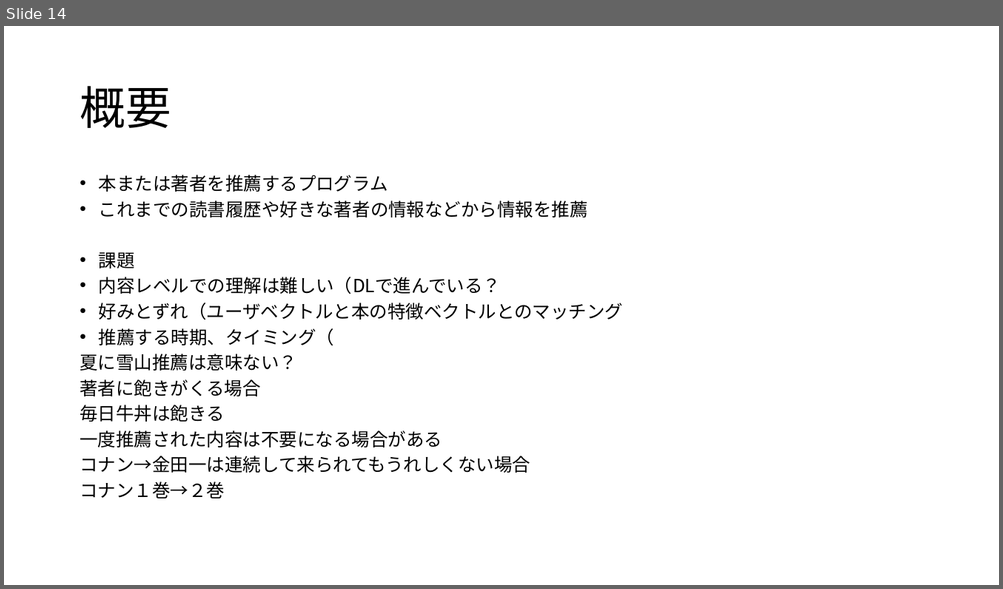
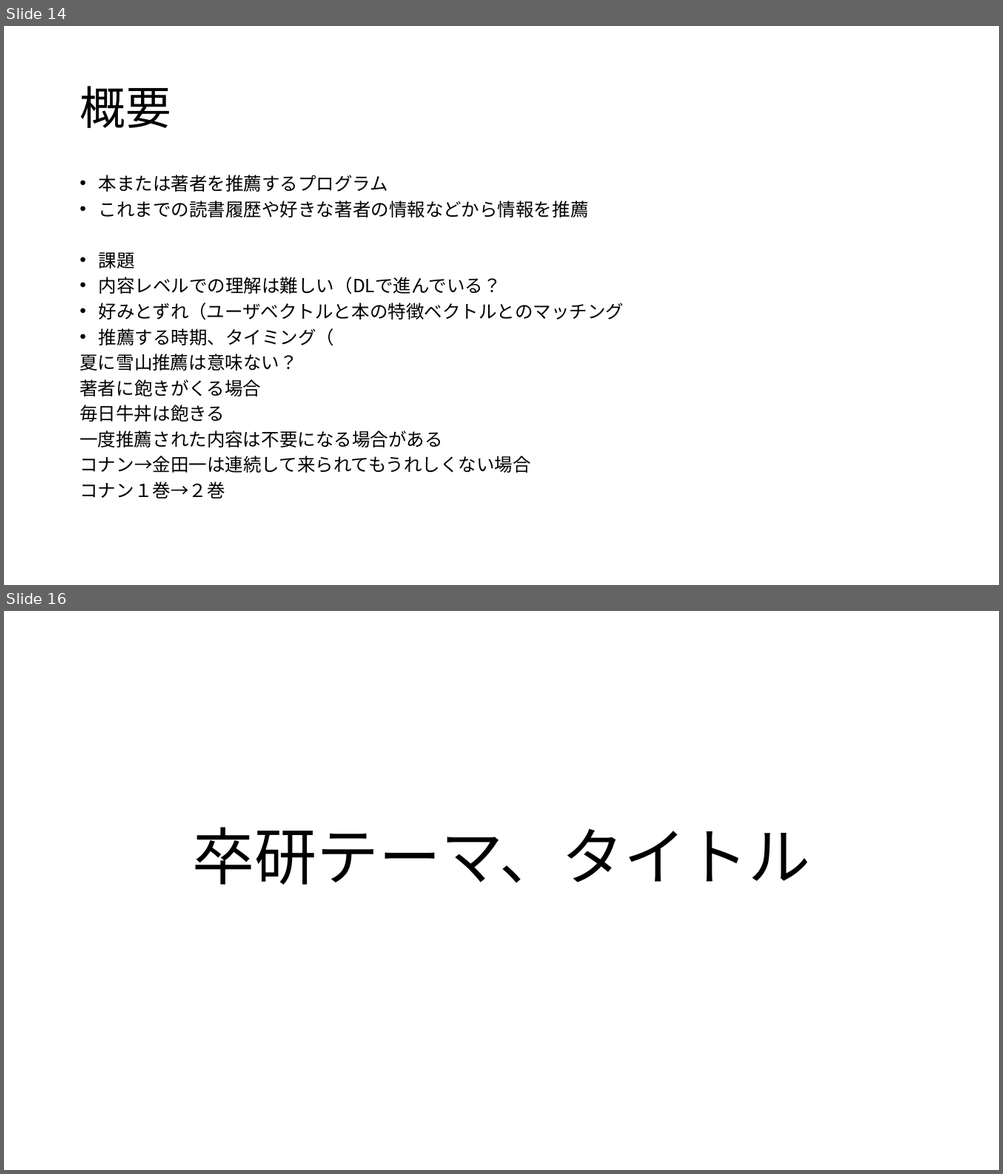
Before and after one commit to kait-takanolab/1821121-shimaoka-thesis, a slide deck: 1821121_shimaoka_sotsuken.pptx. Shown one above the other, each under a label of ours: slide 14 before the commit, slides 14 and 16 after it; the slides between them are not shown. The pictures are 1003x589 and 1003x1174 pixels, drawn with LibreOffice and Linux fonts; fonts in the diff are those of the drawing. Boxes give left, top, right and bottom in pixels: in the first picture for what was removed or moved away, otherwise in the second. Text is boxed around its words. In the diff, an @@ line names an element or a change of style, - is before the commit and + after.

Commit message:
Update 1821121_shimaoka_sotsuken.pptx
卒業研究タイトル案と関連研究について

```diff
--- a/1821121_shimaoka_sotsuken.pptx
+++ b/1821121_shimaoka_sotsuken.pptx
@@ slide 16 added at (4,611,999,1170), background #FFFFFF @@
@@ title added at (192,827,811,885), 60 pt, text #000000 @@
+卒研テーマ、タイトル
```
Also in this commit, not shown: 6 other slides added.
